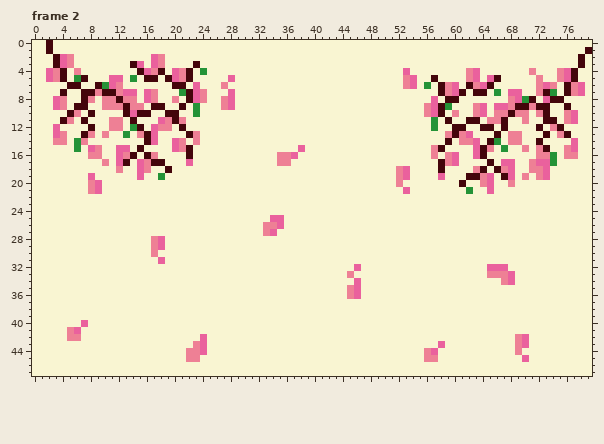
Pixel-art file: Project Games/Project Mini Farm Simulator/Aseprite/season UI/spring_UI.aseprite. Above is the file before it was changed.
80x48 pixels, 2 frames. Shown: frame 2. The commit also changed other frames, which this record leaves out.
Now the later version:
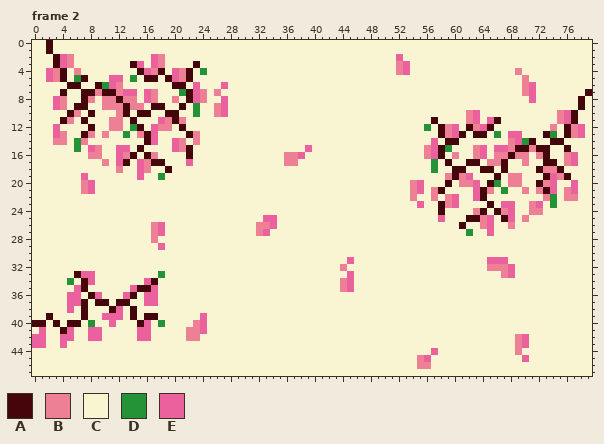
Palette (. is transparent): A #44050b  B #ee8095  C #f9f5d2  D #249337  E #ea619d
Diff:
Frame 2, layers "trees", "flowers":
y 1: x 79 A -> C
y 2: x 52 C -> E; x 78 A -> C
y 3: x 52..53 CC -> BE; x 78 A -> C
y 4: x 52 C -> B; x 62..63 BE -> CC; x 69 C -> B; x 71 B -> C; x 75..77 BEA -> CCC
y 5: x 28 E -> C; x 53..54 BE -> CC; x 57 A -> C; x 62..63 BE -> CC; x 65..66 EA -> CC; x 70 C -> B; x 72 B -> C; x 75..77 BEA -> CCC
y 6: x 27 B -> E; x 53..54 BE -> CC; x 56 D -> C; x 58..60 ABE -> CCC; x 62..65 ABEA -> CCCC; x 70..74 CCBEB -> BECCC; x 76..78 ABE -> CCC
y 7: x 26 C -> B; x 28 E -> C; x 58..61 ABEA -> CCCC; x 63..64 AA -> CC; x 66 D -> C; x 68..74 EECCBAD -> CCBECCC; x 76..79 ABEC -> CCCA
y 8: x 27..28 BE -> EC; x 57 E -> C; x 59..60 AA -> CC; x 68..71 BEDA -> CCCE; x 73..75 EAA -> CCC; x 78 C -> A
y 9: x 26..28 CBE -> BEC; x 56..59 BEAD -> CCCC; x 63..64 BE -> CC; x 66..73 EEBAABAA -> CCCCCCCC; x 76 A -> C; x 78 C -> A
y 10: x 12 C -> B; x 14 E -> C; x 26..27 CC -> BE; x 56..58 BEA -> CCC; x 60 B -> C; x 62..64 CBE -> BEC; x 66..70 BBABB -> CCCCC; x 72..73 BA -> CC; x 75..77 CBE -> BEA
y 11: x 57 D -> A; x 59 A -> C; x 62..63 AA -> BE; x 65..67 BBA -> EAC; x 70 B -> C; x 73..77 AACBE -> CCBEA
y 12: x 56..64 CDCCAACCA -> DCABECABE; x 67 A -> C; x 72 A -> C; x 75..78 ACCC -> CABE
y 13: x 58 C -> A; x 60..64 ABECC -> EACAA; x 66 A -> D; x 68..69 BB -> EE; x 74..75 CB -> DC; x 77..78 CC -> BE
y 14: x 57 C -> E; x 60..63 CBBE -> ACCC; x 65..66 AD -> CC; x 69..72 BCCA -> EDAC; x 74..75 CC -> AA; x 77 E -> C
y 15: x 38..39 EC -> CE; x 56..57 CB -> BE; x 59 C -> D; x 63..72 EABCDCCBCB -> BECEEBAABA; x 76..77 BE -> AC
y 16: x 35 B -> C; x 37..38 EC -> BE; x 56..60 CBCBE -> BEACB; x 63..64 EA -> BE; x 66..70 CCCCC -> BBABB; x 73..74 BD -> AC; x 77 B -> E
y 17: x 35 B -> C; x 37 C -> B; x 57..60 CABE -> DCAC; x 62..63 CC -> AA; x 65..68 ACEE -> BBAC; x 70..74 CBEED -> BCCAA; x 76..77 CC -> BE
y 18: x 52..53 BE -> CC; x 57..58 CA -> DC; x 60..61 CC -> AA; x 63 B -> C; x 65..68 CABE -> ACAC; x 71..75 BBECC -> CABBA
y 19: x 7..8 CE -> EC; x 52..53 BE -> CC; x 58..70 ECCCAABECAECB -> CBABECCCACBBC; x 72..76 BECCC -> CAEBA
y 20: x 7..9 CBE -> BEC; x 52 B -> C; x 54..55 CC -> BE; x 59 C -> A; x 61..66 ACCBEC -> BBECAD; x 69 C -> B; x 72..74 CCC -> ABE; x 77 C -> E
y 21: x 7..9 CBE -> BEC; x 53..55 ECC -> CBE; x 57..58 CC -> BA; x 62..65 DCCE -> CEAB; x 67 C -> D; x 70 C -> B; x 72..74 CCC -> BAE; x 76..77 CC -> BE
y 22: x 54 C -> B; x 57 C -> B; x 59..60 CC -> BE; x 63..64 CC -> EA; x 73..74 CC -> BD; x 76..77 CC -> BB
y 23: x 55 C -> E; x 58..60 CCC -> ABE; x 65 C -> A; x 67..68 CC -> EE; x 71..72 CC -> BE; x 74 C -> D
y 24: x 58 C -> A; x 63..64 CC -> BA; x 66..68 CCC -> ABE; x 71..72 CC -> BB
y 25: x 33 C -> E; x 35 E -> C; x 58 C -> E; x 62..65 CCCC -> AABE; x 67..68 CC -> AE; x 70 C -> B
y 26: x 17..18 CC -> BE; x 32 C -> B; x 34..35 BE -> EC; x 61 C -> A; x 64..65 CC -> BE; x 68 C -> B
y 27: x 17..18 CC -> BE; x 32..34 CBE -> BEC; x 62 C -> D; x 65 C -> E
y 28: x 18 E -> C
y 29..30: x 17 B -> C
y 31: x 18 E -> C; x 45 C -> E; x 65..67 CCC -> EEE
y 32: x 44 C -> B; x 46 E -> C; x 65..68 EEEC -> BBBE
y 33: x 6..8 CCC -> AEE; x 18 C -> D; x 45 B -> E; x 65..66 BB -> CC
y 34: x 5 C -> D; x 7..8 CC -> AE; x 16..17 CC -> EA; x 44..46 CCE -> BEC; x 67..68 BE -> CC
y 35: x 6..7 CC -> EA; x 14..17 CCCC -> EAAE; x 44..46 CBE -> BEC
y 36: x 5..6 CC -> EE; x 8..9 CC -> AE; x 13..14 CC -> EA; x 16..17 CC -> EE; x 45..46 BE -> CC
y 37: x 5..7 CCC -> EEA; x 9..10 CC -> AA; x 12..13 CC -> AA; x 16..17 CC -> EE
y 38: x 5 C -> E; x 7 C -> A; x 11..12 CC -> AE; x 14 C -> A
y 39: x 2 C -> A; x 7 C -> A; x 10..12 CCC -> EEE; x 14 C -> A; x 16..17 CC -> AA; x 24 C -> E
y 40: x 0..1 CC -> AA; x 3 C -> A; x 5..8 CCEC -> AACD; x 11 C -> E; x 15..16 CC -> AE; x 18 C -> D; x 23..24 CC -> BE
y 41: x 1 C -> E; x 4..6 CBE -> AEC; x 8..9 CC -> EE; x 15..16 CC -> EE; x 22..24 CCC -> BBE
y 42: x 0..1 CC -> EE; x 4..6 CBB -> EEC; x 8..9 CC -> EE; x 15..16 CC -> EE; x 22..24 CCE -> BBC
y 43: x 0..1 CC -> EE; x 4 C -> E; x 23..24 BE -> CC; x 58 E -> C
y 44: x 22..24 BBE -> CCC; x 56 B -> C
y 45: x 22..23 BB -> CC; x 55..57 CBB -> BEC
y 46: x 55..56 CC -> BB
